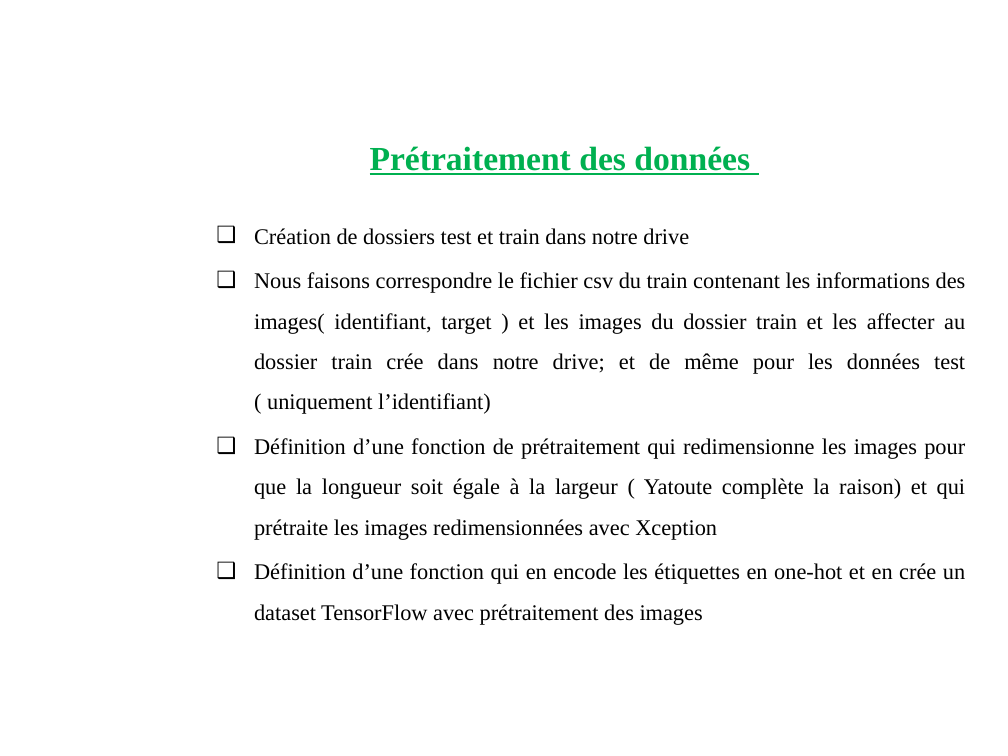
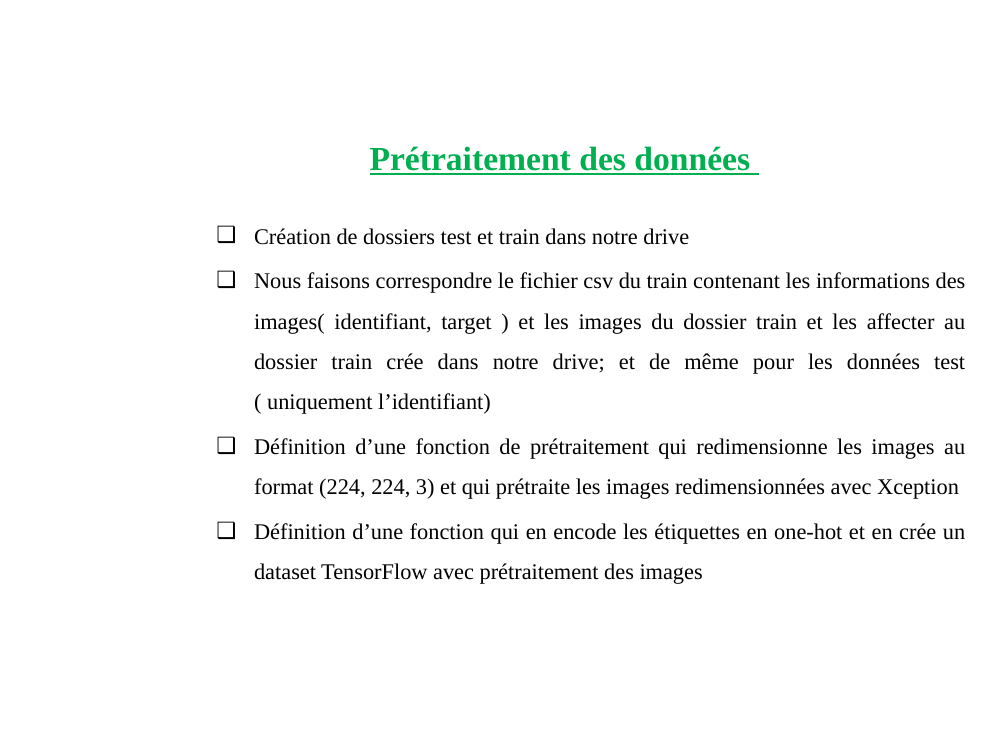
Before and after one commit to Cyrille-Kmer/Projet-ML-Groupe6, a slide deck: slide 6 of Projet_machine_learning_2_ISE2_groupe6.pptx. Drawn at 1008x756 pixels with LibreOffice and Linux fonts; fonts in the diff are those of the drawing; background and template pictures are left out. Boxes give left, top, right and bottom in pixels: in the first picture for what was removed or moved away, otherwise in the second. Text is boxed around its words. In the diff, an @@ line names an element or a change of style, - is before the commit and + after.

```diff
--- a/Projet_machine_learning_2_ISE2_groupe6.pptx
+++ b/Projet_machine_learning_2_ISE2_groupe6.pptx
@@ text at box(254, 438, 965, 499): text changed @@
-❑ Définition d’une fonction de prétraitement qui redimensionne les images pour que la longueur soit égale à la largeur ( Yatoute complète la raison) et qui prétraite les images redimensionnées avec Xception
+❑ Définition d’une fonction de prétraitement qui redimensionne les images au format (224, 224, 3) et qui prétraite les images redimensionnées avec Xception
```
Also in this commit, not shown: 1 other slide changed.
